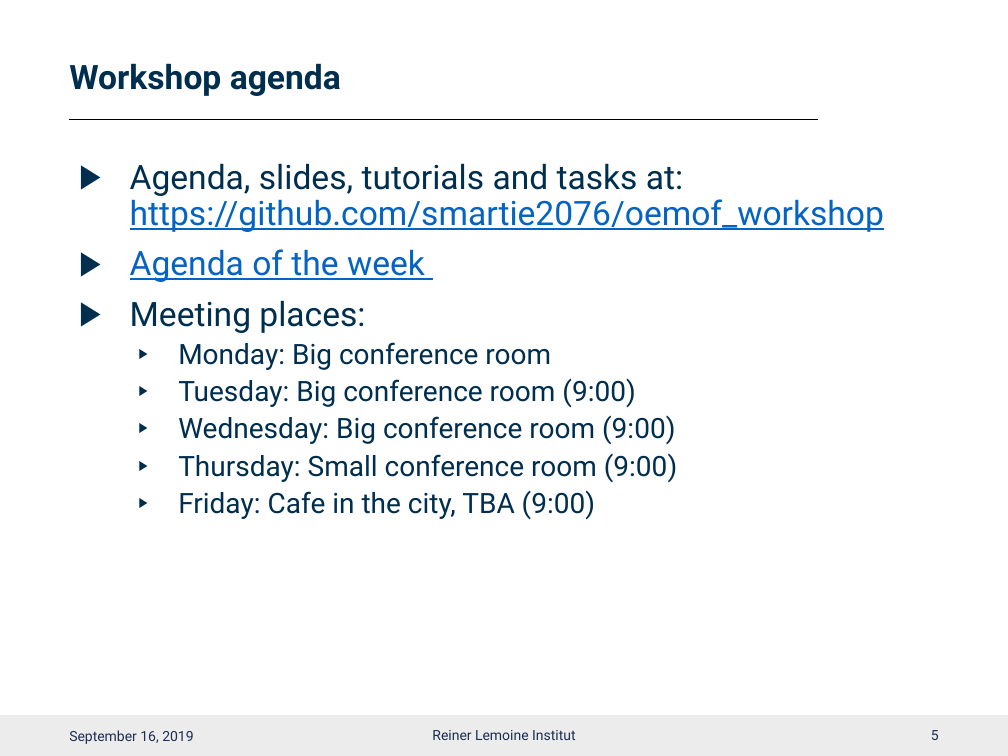
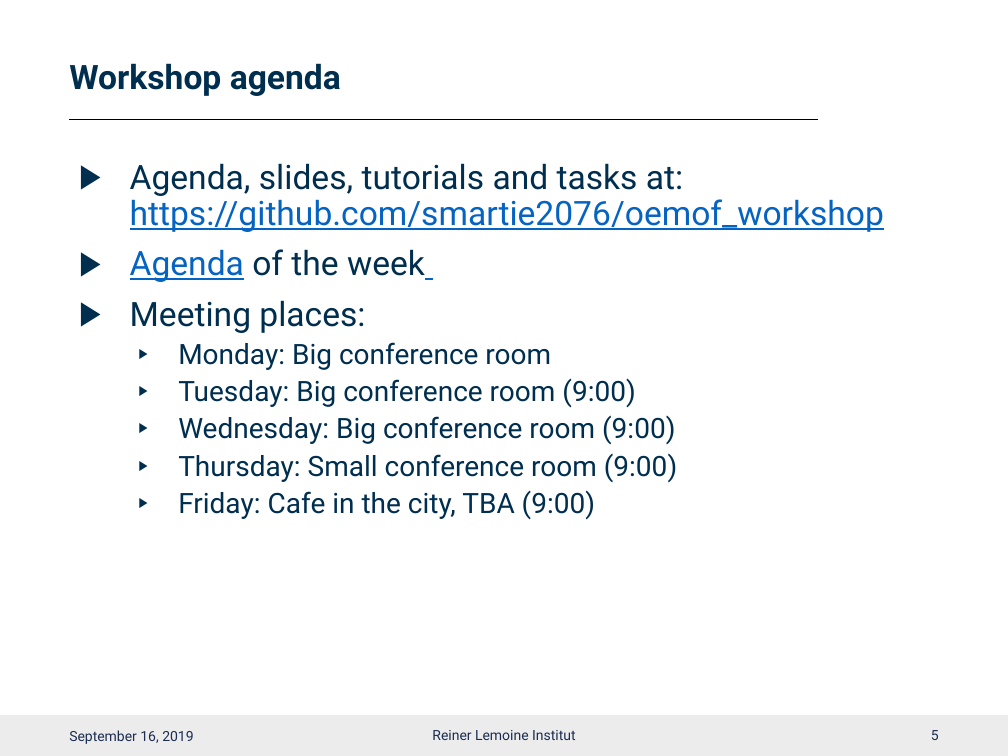
Before and after one commit to smartie2076/oemof_workshop, a slide deck: slide 6 of Oemof_Workshop_01_Kickoff_Monday.pptx. Drawn at 1008x756 pixels with LibreOffice and Linux fonts; fonts in the diff are those of the drawing; background and template pictures are left out. Boxes give left, top, right and bottom in pixels: in the first picture for what was removed or moved away, otherwise in the second. Text is boxed around its words. In the diff, an @@ line names an element or a change of style, - is before the commit and + after.

```diff
--- a/Oemof_Workshop_01_Kickoff_Monday.pptx
+++ b/Oemof_Workshop_01_Kickoff_Monday.pptx
@@ text at box(130, 249, 425, 282): text colour #0563C1 to #002E4F, underline off in "of the week" @@
```
Also in this commit, not shown: 4 other files.
